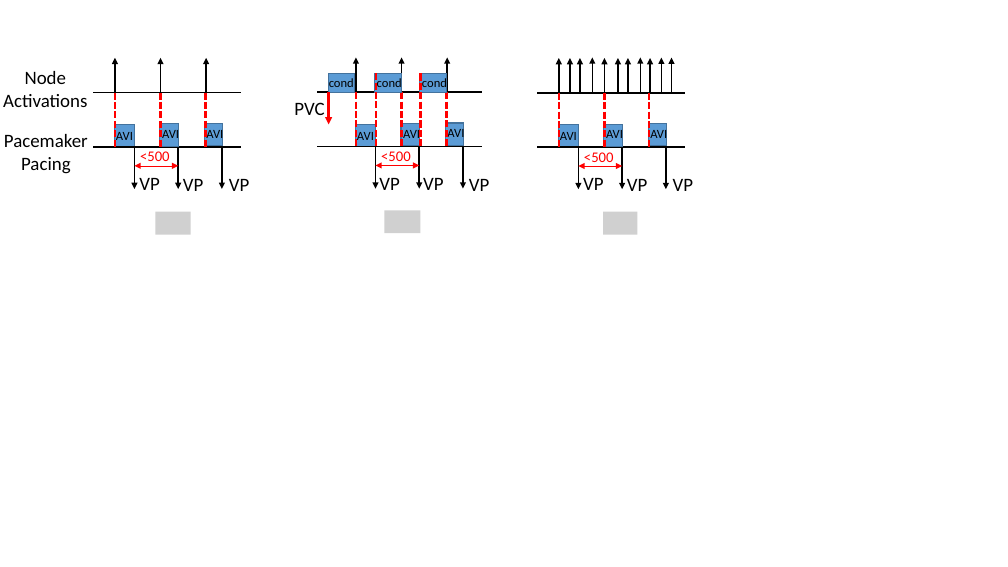
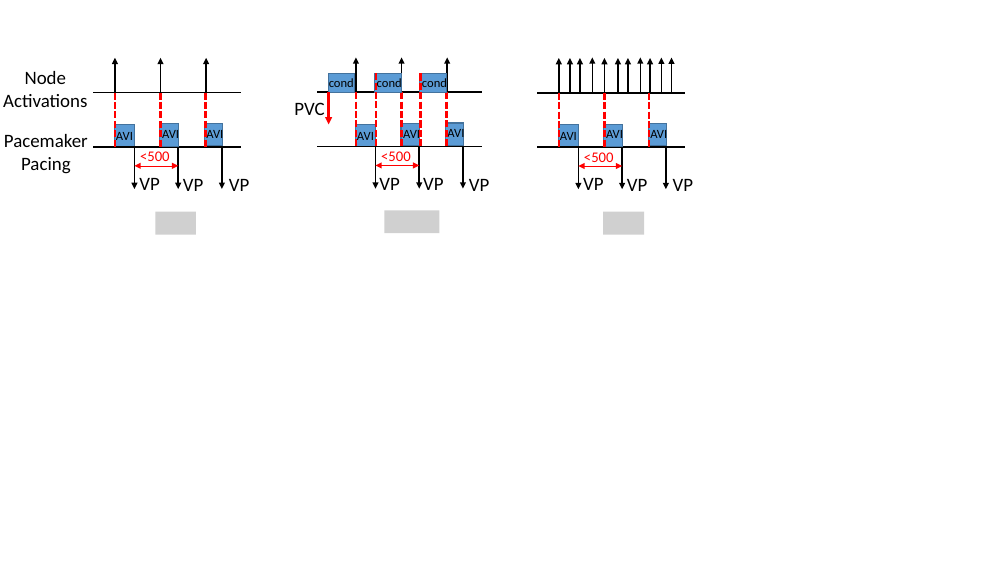
Before and after one commit to mlab-upenn/REGAR-FORMAT15, a slide deck: slide 1 of figs/case.pptx. Drawn at 1008x567 pixels with LibreOffice and Linux fonts; fonts in the diff are those of the drawing; grey boxes stand for pictures. Boxes give left, top, right and bottom in pixels: in the first picture for what was removed or moved away, otherwise in the second. Text is boxed around its words. In the diff, an @@ line names an element or a change of style, - is before the commit and + after.

```diff
--- a/figs/case.pptx
+++ b/figs/case.pptx
@@ picture: place and size @@
-picture at bbox=[155, 212, 191, 234]
+picture at bbox=[155, 212, 196, 234]
@@ picture: place and size @@
-picture at bbox=[384, 210, 420, 233]
+picture at bbox=[384, 210, 439, 233]
@@ picture: place and size @@
-picture at bbox=[603, 212, 638, 234]
+picture at bbox=[603, 212, 645, 234]
```
Also in this commit, not shown: 4 other files.
